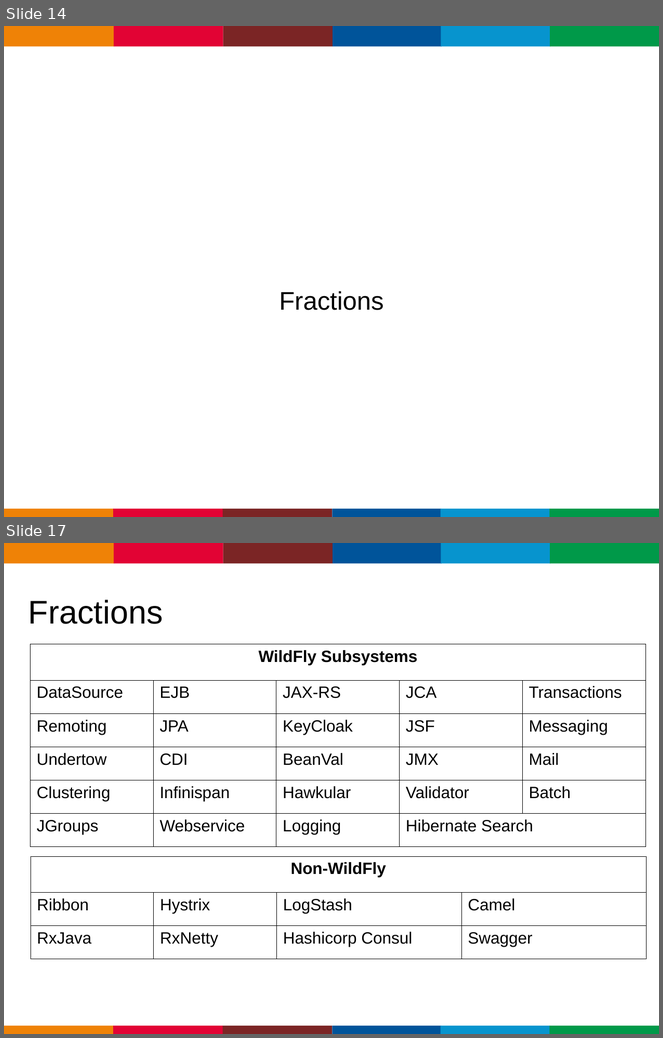
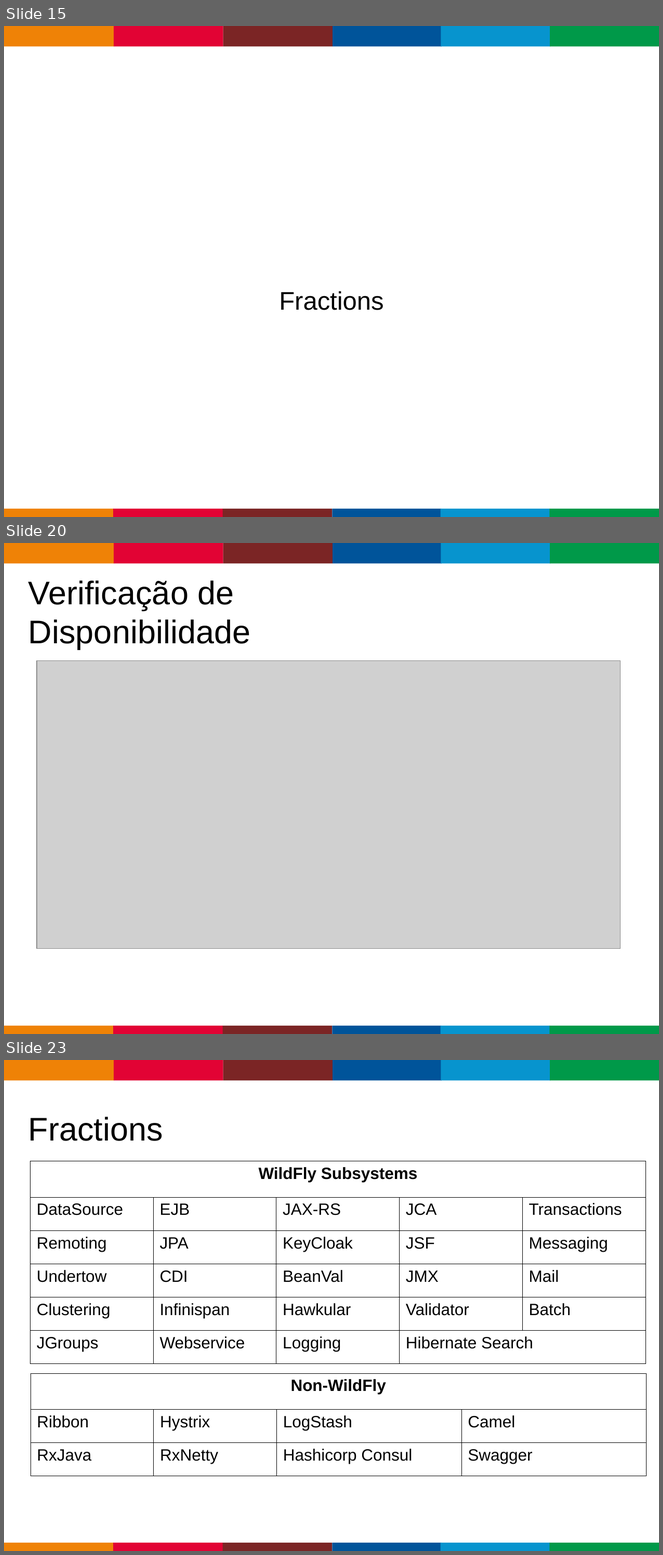
Before and after one commit to gastaldi/talks, a slide deck: WildFlySwarm/TDC 2017/wildflyswarm.odp. Shown one above the other, each under a label of ours: slides 14 and 17 before the commit, slides 15, 20 and 23 after it; the slides between them are not shown. The pictures are 663x1038 and 663x1555 pixels, drawn with LibreOffice and Linux fonts; fonts in the diff are those of the drawing; grey boxes stand for pictures; background and template pictures are left out. Boxes give left, top, right and bottom in pixels: in the first picture for what was removed or moved away, otherwise in the second. Text is boxed around its words. In the diff, an @@ line names an element or a change of style, - is before the commit and + after.

```diff
--- a/WildFlySwarm/TDC 2017/wildflyswarm.odp
+++ b/WildFlySwarm/TDC 2017/wildflyswarm.odp
@@ slide 20 added at [4, 543, 659, 1034], background #FFFFFF; not listed: 13 template elements that a slide beside it also shows @@
@@ title added at [28, 580, 250, 650], 36 pt, text #000000 @@
+Verificação de Disponibilidade
@@ picture added at [37, 661, 621, 949] @@
@@ what was slide 14 is now slide 15 @@
@@ what was slide 17 is now slide 23 @@
```
Also in this commit, not shown: 2 slides changed, 7 other slides added, 2 slides removed, 1 other file.
